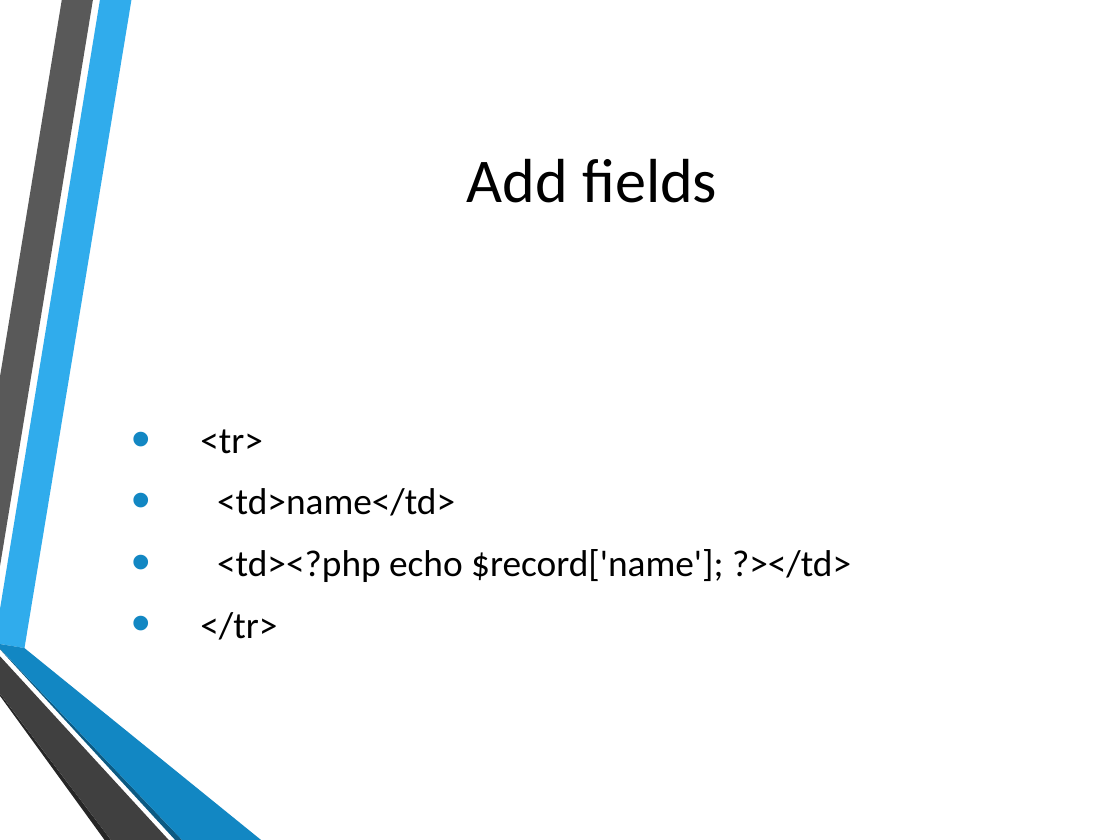
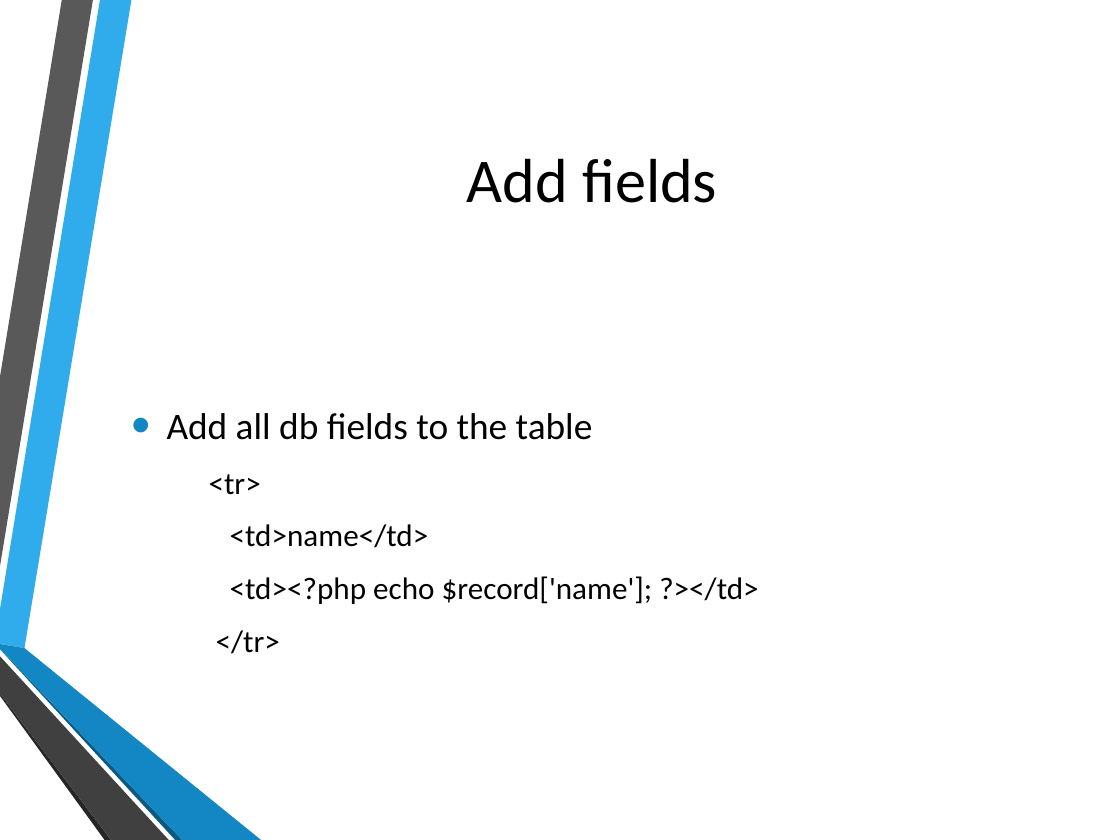
Before and after one commit to hatted/fevaworks-php, a slide deck: slide 19 of php-fw9/Products.pptx (slide 11 before the commit). Drawn at 1120x840 pixels with LibreOffice and Linux fonts; fonts in the diff are those of the drawing; background and template pictures are left out. Boxes give left, top, right and bottom in pixels: in the first picture for what was removed or moved away, otherwise in the second. Text is boxed around its words. In the diff, an @@ line names an element or a change of style, - is before the commit and + after.

```diff
--- a/php-fw9/Products.pptx
+++ b/php-fw9/Products.pptx
@@ text at (167, 413, 593, 440): paragraph added @@
+• Add all db fields to the table
@@ text at (209, 474, 758, 654): size 24 to 20 pt in "<tr>", "<td>name</td>", "<td><?php echo $record['name']; ?></td>", "</tr>"; bullet • to none; list level 1 to 2 in "<tr>"; list level 1 to 2 in "<td>name</td>"; list level 1 to 2 in "<td><?php echo $record['name']; ?></td>"; list level 1 to 2 in "</tr>" @@
```
Also in this commit, not shown: 6 other slides changed, 12 slides added, 6 other files.
